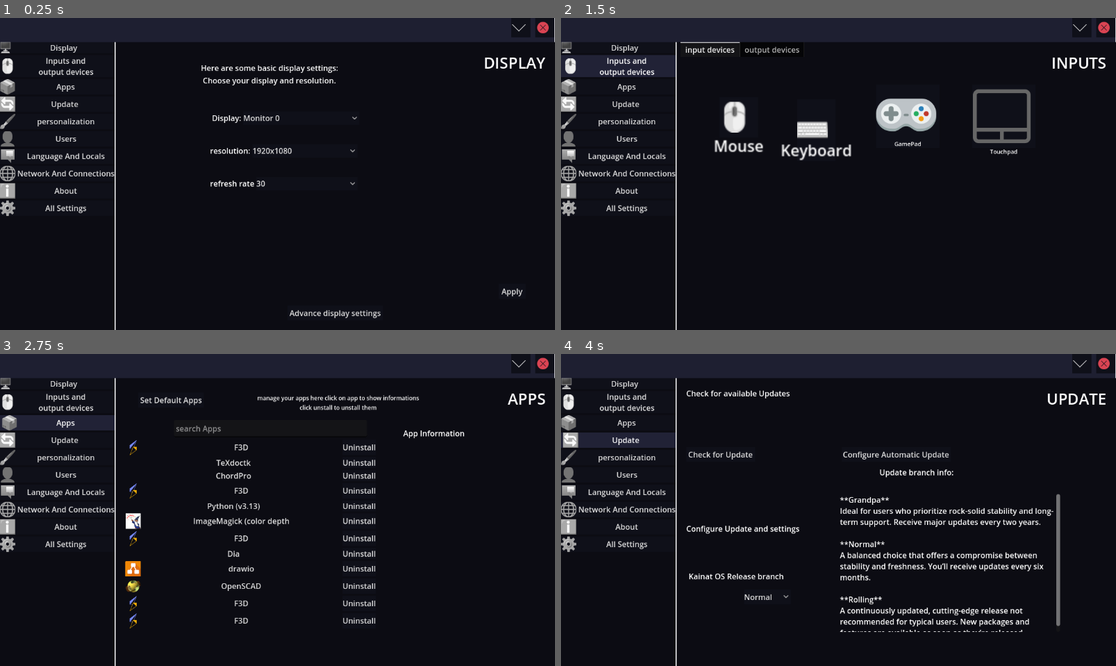
Above: before the commit, frames 1-4 (two rows, left to right).
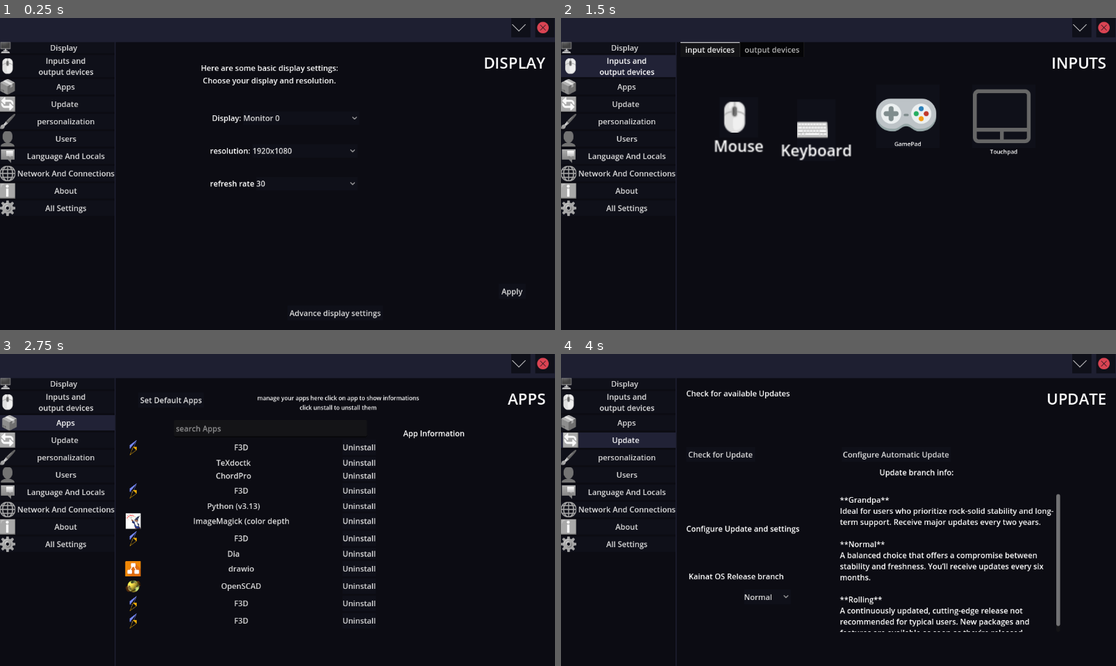
Above: after the commit, the same moments.

Repository: KAINAT-OS/K-SETTINGS
Game: Godot game, scene res://theme_main.tscn
Two runs of this game, one before a commit and one after it. Both use one fixed random seed, a clock stepped at 60 frames per second and the inputs below.
Inputs (mouse positions are in pixels of both pictures, inside the frame that each line leads up to):
- Up to frame 1 (0.25 s): no input
- Up to frame 2 (1.5 s): click "Display" at 0.5 s; click "Inputs and output devices" at 1.25 s
- Up to frame 3 (2.75 s): click "Apps" at 2 s
- Up to frame 4 (4 s): click (832, 428) at 2.77 s; type "12" at 2.85 s; click "Update" at 3.5 s

The runs differ from the first frame. In frame 1, 0.2% of the frame differs, in the area x 20-100%, y 0-100%; in frame 2, 0.2%; in frame 3, 0.2%; in frame 4, 0.2%.

Commit message:
jhgjkashg

Diff:
--- a/binary-settings/theme_main.tscn
+++ b/binary-settings/theme_main.tscn
@@ -76,6 +76,7 @@
 [node name="dark-color" type="ColorRect" parent="main-panel"]
 unique_name_in_owner = true
 layout_mode = 2
+color = Color(0.117235, 0.121141, 0.191974, 1)
 
 [node name="MarginContainer" type="MarginContainer" parent="main-panel"]
 layout_mode = 2
Not shown, changed: binary-settings/Builds/linux/K-settings/DEBIAN/control
Not shown, changed: binary-settings/Builds/linux/K-settings/usr/bin/kainat-settings.x86_64
